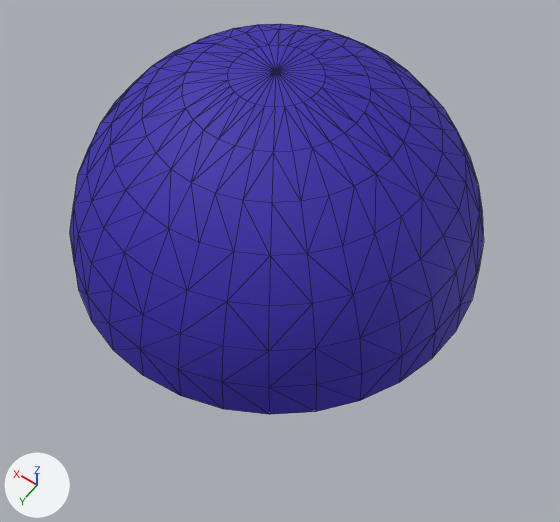
The OBJ model models/object1111.obj as it was, and as the next commit left it.
Before and after are seen from a 50 mm camera at (-0.627, 0.868, 1.289) aimed at (-0.067, 0.083, 0.056). The axes (+X, +Y, +Z) are drawn at lower left. The lights are the same throughout. Mesh edges are drawn as thin lines. Where no turn or scale is listed for an object, it has been applied to the vertices.
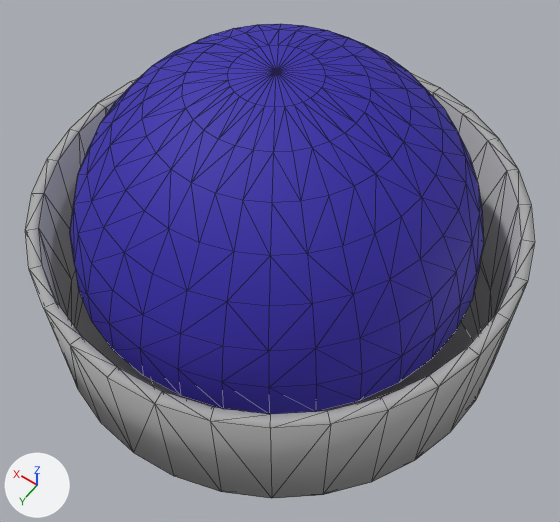
What differs and where, as boxes (x1, y1, x2, y2) in the pictures (560 x 522 px):
'object1111', reshaped (23% wider, 21% taller)
    before: (70, 24, 484, 415)
    after: (26, 24, 534, 498)
part 1 of me_object1111, added
    after: (26, 72, 534, 498)

The edits, one by one:
Material 'Material.002' (mat_material_002) is new.
Its base color is (0.41, 0.41, 0.41) (grey #acacac).
Its roughness is 0.7.
me_object1111 is used by ob_object1111; location (0.0, 0.0, 0.0).
me_object1111 had 257 vertices, 480 faces and spanned x -0.427..0.427, y -0.427..0.427, z 0.018..0.445.
me_object1111 now has 385 vertices, 732 faces and spans x -0.512..0.497, y -0.504..0.504, z -0.173..0.445.
me_object1111 part 1: a new loose piece of 128 vertices spanning x -0.512..0.497, y -0.504..0.504, z -0.173..0.129, in mat_material_002 (grey #ababab).
me_object1111 now uses material mat_material_002 (grey #acacac).
